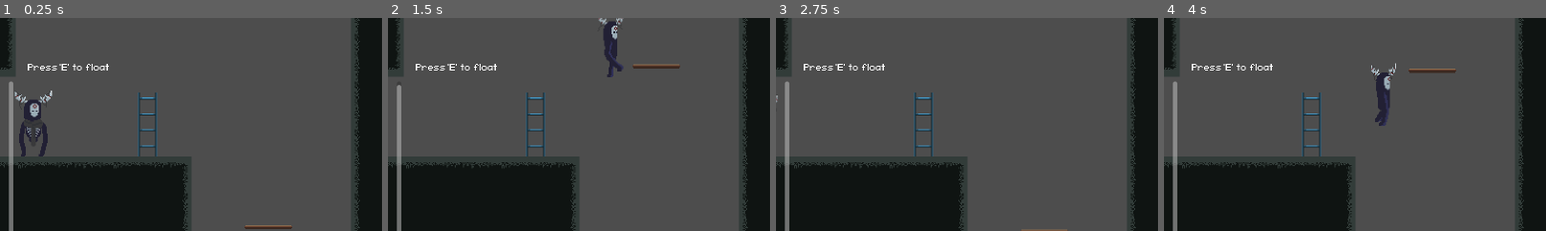
Above: before the commit, frames 1-4 (left to right).
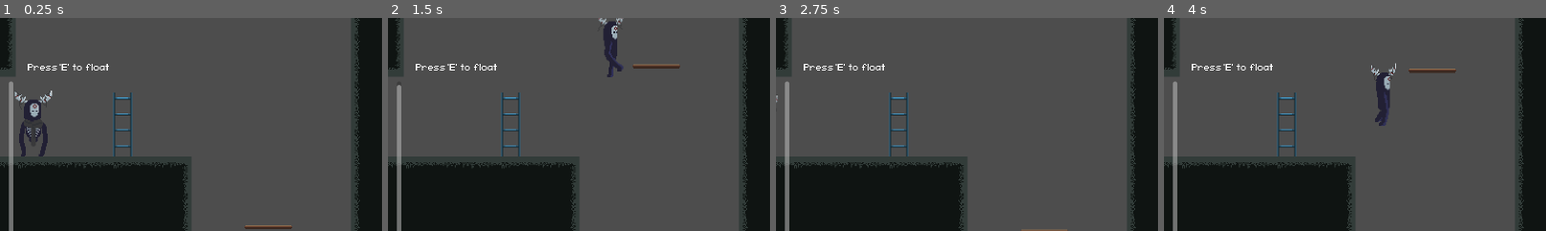
Above: after the commit, the same moments.

Repository: MikeG7v1/Lone-Ghost
Game: Godot game, scene res://scenes/levels/LEVEL_1.tscn
The game is run twice, just before and just after one commit, with the same random seed, the same clock (stepped at 60 frames per second) and the same inputs. The project has no main scene, so this scene is started directly.
Inputs:
- Up to frame 1 (0.25 s): no input
- Up to frame 2 (1.5 s): tap E (floating) at 0.5, 0.6, 1.25, 1.35 s; hold Right (move_right) from 0.53 s (still down); tap Space (jump) at 0.77 s
- Up to frame 3 (2.75 s): tap Space (jump) at 1.52 s; tap E (floating) at 2, 2.1 s; release Right (move_right) at 2.03 s; hold Left (move_left) from 2.03 s (still down)
- Up to frame 4 (4 s): tap E (floating) at 2.75, 2.85, 3.5, 3.6 s; release Left (move_left) at 2.78 s; hold Right (move_right) from 2.78 s (still down); tap Space (jump) at 3.02, 3.77 s
The pictures show only the part of the screen within x 0-50%, y 40-89%; the shares and areas given below are measured in that part.

The runs differ from the first frame. In frame 1, 1.3% of the frame differs, in the area x 29-42%, y 34-66%; in frame 2, 1.3%; in frame 3, 1.3%; in frame 4, 1.3%.

Commit message:
updated ladder sizes

Diff:
--- a/test-level-d/scenes/levels/LEVEL_1.tscn
+++ b/test-level-d/scenes/levels/LEVEL_1.tscn
@@ -7,7 +7,7 @@
 [ext_resource type="FontFile" uid="uid://dd04oddx2ajab" path="res://fonts/fs-pixel-sans-unicode-regular/fs-pixel-sans-unicode-regular.ttf" id="5_6vrsv"]
 [ext_resource type="PackedScene" uid="uid://c4wrg1htxtc5k" path="res://scenes/ui/stamina_bar.tscn" id="6_t62ml"]
 [ext_resource type="PackedScene" uid="uid://uw6c4dj5f184" path="res://scenes/player.tscn" id="7_bng1x"]
-[ext_resource type="PackedScene" uid="uid://djopnj5iswsyo" path="res://scenes/areas/ladder.tscn" id="8_n8rrd"]
+[ext_resource type="PackedScene" uid="uid://djopnj5iswsyo" path="res://scenes/world/ladders/ladder_s.tscn" id="8_n8rrd"]
 
 [sub_resource type="TileSetAtlasSource" id="TileSetAtlasSource_lnu2h"]
 texture = ExtResource("1_pdm1g")
@@ -255,8 +255,8 @@
 
 [node name="LADDERS" type="Node" parent="." unique_id=116833427]
 
-[node name="LADDER" parent="LADDERS" unique_id=2125484154 instance=ExtResource("8_n8rrd")]
-position = Vector2(-252, -32)
+[node name="LADDER_S" parent="LADDERS" unique_id=2125484154 instance=ExtResource("8_n8rrd")]
+position = Vector2(-277, -32)
 
 [connection signal="timeout" from="UI/CanvasLayer/ProgressBar/Timer2" to="UI/CanvasLayer/ProgressBar" method="_on_timer_2_timeout"]
 
--- a/test-level-d/scenes/areas/ladder.tscn
+++ b/test-level-d/scenes/world/ladders/ladder_m.tscn
@@ -1,20 +1,21 @@
-[gd_scene format=3 uid="uid://djopnj5iswsyo"]
+[gd_scene format=3 uid="uid://b7jt5gals6y0l"]
 
-[ext_resource type="Texture2D" uid="uid://dyo33e8te1oft" path="res://assets/WORLD/LADDER_TEMP.png" id="1_n88es"]
-[ext_resource type="Script" uid="uid://by8spphhaa7ib" path="res://scripts/world/ladder.gd" id="1_oqgwa"]
+[ext_resource type="Texture2D" uid="uid://b1lc24ct6i2td" path="res://assets/WORLD/LADDER_M.png" id="1_6shik"]
+[ext_resource type="Script" uid="uid://by8spphhaa7ib" path="res://scripts/world/ladder.gd" id="2_o7wgy"]
 
 [sub_resource type="RectangleShape2D" id="RectangleShape2D_ew6mv"]
-size = Vector2(12, 64)
+size = Vector2(12, 132)
 
-[node name="LADDER" type="Node2D" unique_id=2125484154]
+[node name="LADDER_M" type="Node2D" unique_id=2125484154]
 
 [node name="Sprite2D" type="Sprite2D" parent="." unique_id=1923662549]
-texture = ExtResource("1_n88es")
+texture = ExtResource("1_6shik")
 
 [node name="Area2D" type="Area2D" parent="." unique_id=1102705862]
-script = ExtResource("1_oqgwa")
+script = ExtResource("2_o7wgy")
 
 [node name="CollisionShape2D" type="CollisionShape2D" parent="Area2D" unique_id=897379583]
+position = Vector2(0, -2)
 shape = SubResource("RectangleShape2D_ew6mv")
 debug_color = Color(0.29803923, 0.08627451, 0.015686275, 0.8901961)
 
--- /dev/null
+++ b/test-level-d/scenes/world/ladders/ladder_s.tscn
@@ -0,0 +1,23 @@
+[gd_scene format=3 uid="uid://djopnj5iswsyo"]
+
+[ext_resource type="Texture2D" uid="uid://dyo33e8te1oft" path="res://assets/WORLD/LADDER_S.png" id="1_n88es"]
+[ext_resource type="Script" uid="uid://by8spphhaa7ib" path="res://scripts/world/ladder.gd" id="1_oqgwa"]
+
+[sub_resource type="RectangleShape2D" id="RectangleShape2D_ew6mv"]
+size = Vector2(12, 68)
+
+[node name="LADDER_S" type="Node2D" unique_id=2125484154]
+
+[node name="Sprite2D" type="Sprite2D" parent="." unique_id=1923662549]
+texture = ExtResource("1_n88es")
+
+[node name="Area2D" type="Area2D" parent="." unique_id=1102705862]
+script = ExtResource("1_oqgwa")
+
+[node name="CollisionShape2D" type="CollisionShape2D" parent="Area2D" unique_id=897379583]
+position = Vector2(0, -2)
+shape = SubResource("RectangleShape2D_ew6mv")
+debug_color = Color(0.29803923, 0.08627451, 0.015686275, 0.8901961)
+
+[connection signal="body_entered" from="Area2D" to="Area2D" method="_on_body_entered"]
+[connection signal="body_exited" from="Area2D" to="Area2D" method="_on_body_exited"]
Renamed: test-level-d/assets/WORLD/LADDER_TEMP_X2.png -> test-level-d/assets/WORLD/LADDER_M.png
Not shown, added: test-level-d/assets/WORLD/LADDER_M.png.import
Renamed: test-level-d/assets/WORLD/LADDER_TEMP.png -> test-level-d/assets/WORLD/LADDER_S.png
Not shown, changed: test-level-d/assets/WORLD/LADDER_S.png.import
